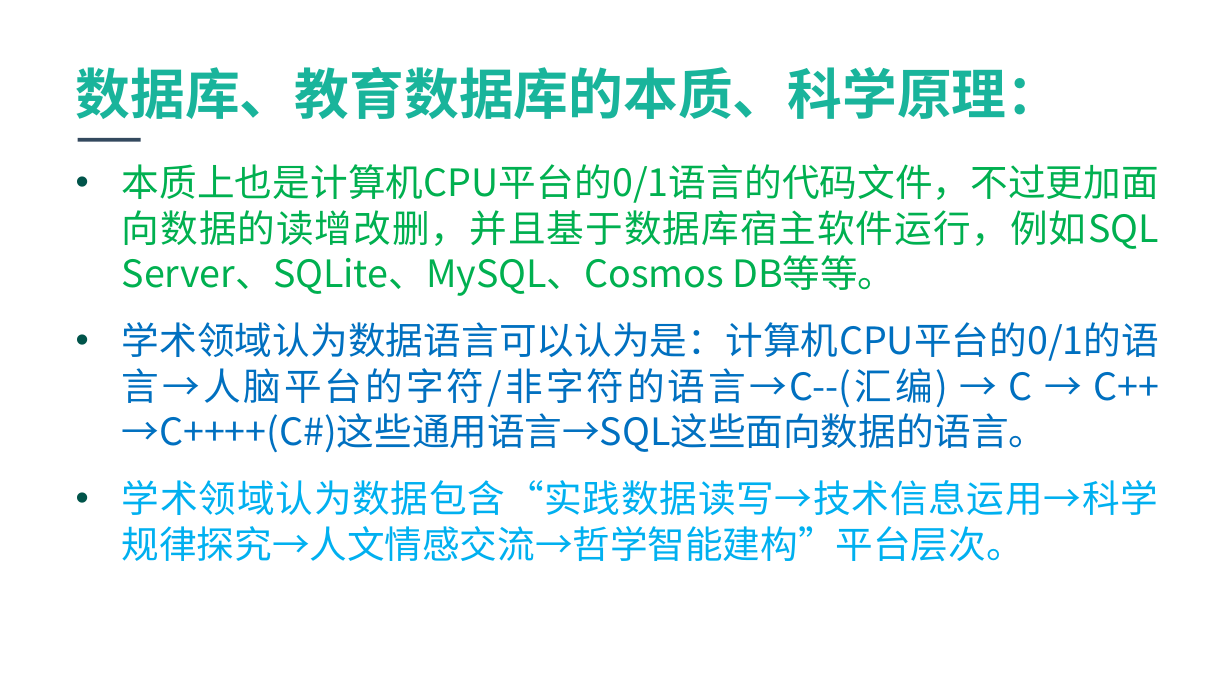
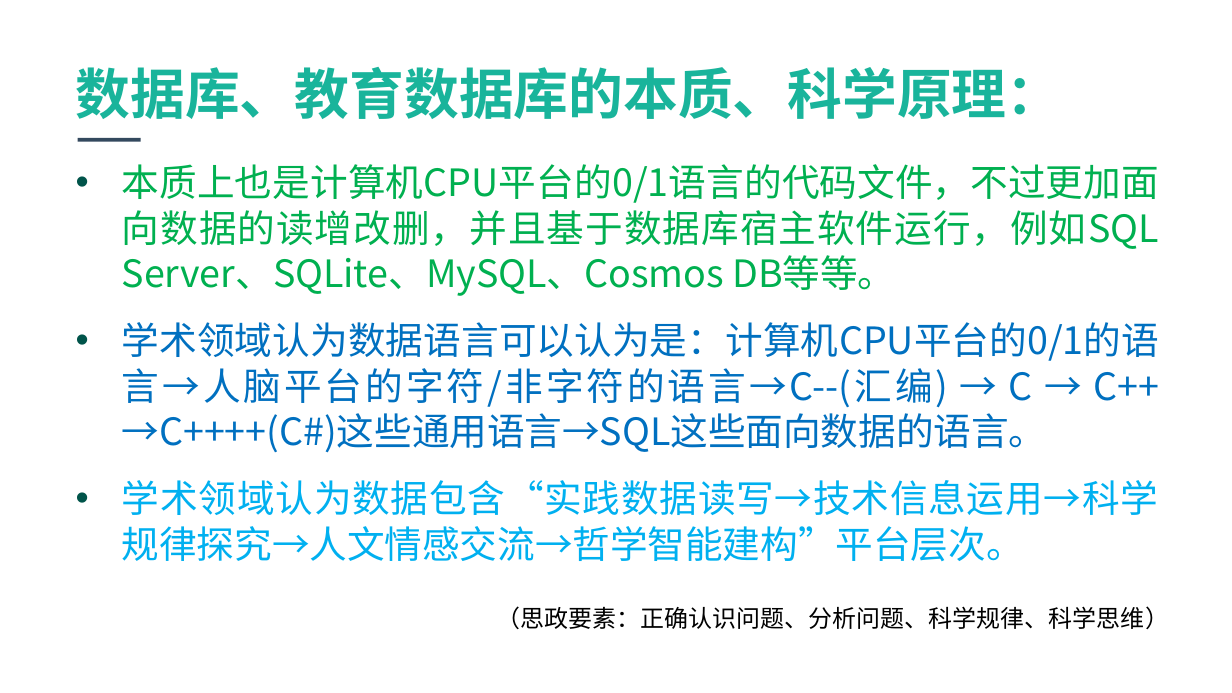
Before and after one commit to jbhuang99/WebEdu_LocalVersion_YuQin_DotNetCore2.1, a slide deck: slide 5 of wwwroot/FivePlatformsofMVCArchitectureModel.pptx. Drawn at 1232x693 pixels with LibreOffice and Linux fonts; fonts in the diff are those of the drawing; background and template pictures are left out. Boxes give left, top, right and bottom in pixels: in the first picture for what was removed or moved away, otherwise in the second. Text is boxed around its words. In the diff, an @@ line names an element or a change of style, - is before the commit and + after.

```diff
--- a/wwwroot/FivePlatformsofMVCArchitectureModel.pptx
+++ b/wwwroot/FivePlatformsofMVCArchitectureModel.pptx
@@ text added at (497,606,1170,629), 14 pt, text #000000 @@
+（思政要素：正确认识问题、分析问题、科学规律、科学思维）
```
Also in this commit, not shown: 2 other slides changed, 4 slides added, 4 slides removed, 3 other files.
